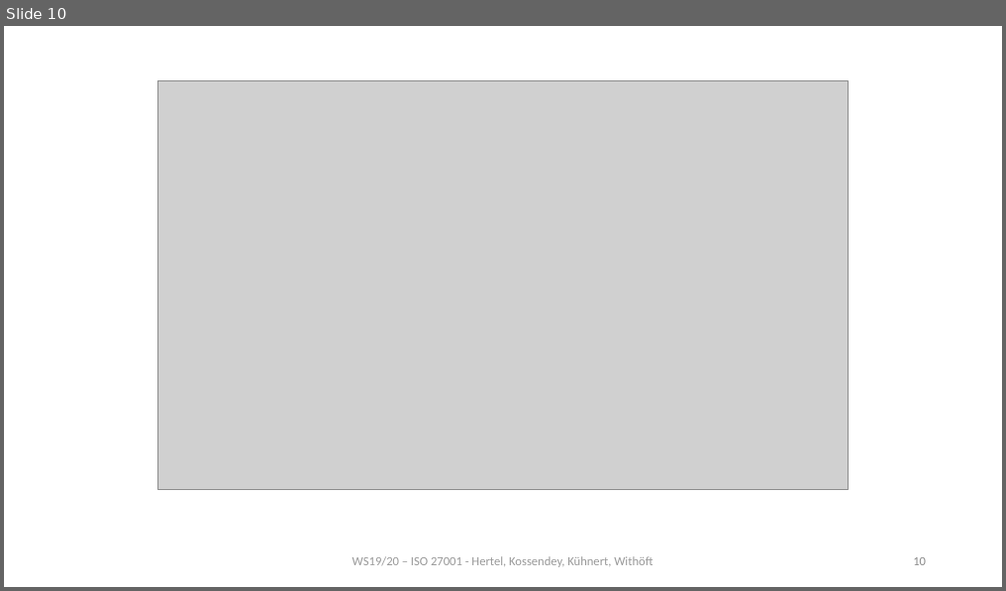
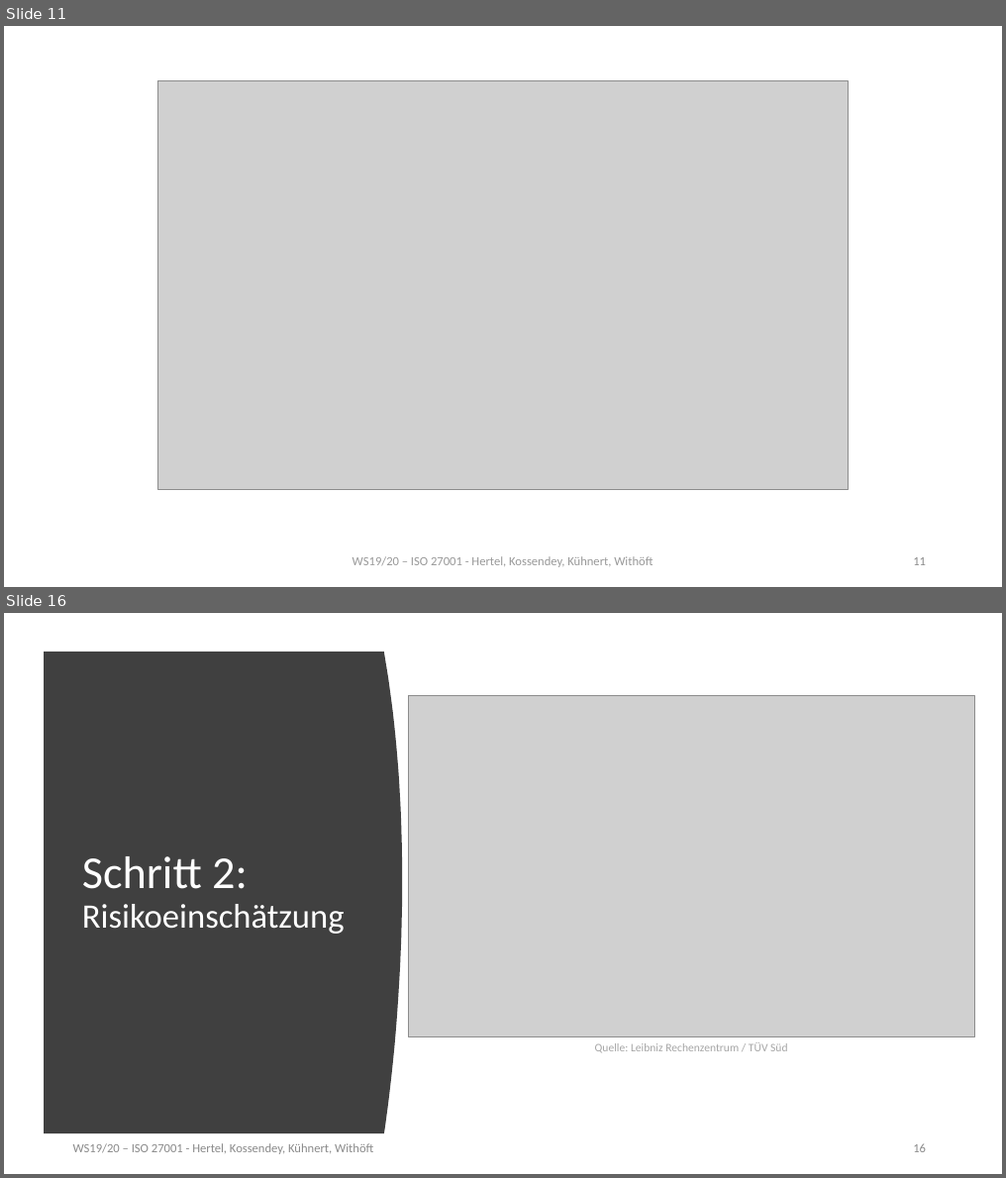
Before and after one commit to mwithoeft/SicherheitUndZuverlaessigkeit, a slide deck: merged.pptx. Shown one above the other, each under a label of ours: slide 10 before the commit, slides 11 and 16 after it; the slides between them are not shown. The pictures are 1006x591 and 1006x1178 pixels, drawn with LibreOffice and Linux fonts; fonts in the diff are those of the drawing; grey boxes stand for pictures. Boxes give left, top, right and bottom in pixels: in the first picture for what was removed or moved away, otherwise in the second. Text is boxed around its words. In the diff, an @@ line names an element or a change of style, - is before the commit and + after.

```diff
--- a/merged.pptx
+++ b/merged.pptx
@@ slide 16 added at (4, 613, 1002, 1174), background #FFFFFF @@
@@ freeform shape added at (44, 652, 402, 1134), fill #404040 @@
@@ picture added at (408, 696, 975, 1038) @@
@@ title added at (82, 857, 345, 934), 33 pt, text #FFFFFF @@
+Schritt 2: Risikoeinschätzung
@@ text added at (595, 1043, 787, 1054), 11 pt, text #A6A6A6 @@
+Quelle: Leibniz Rechenzentrum / TÜV Süd
@@ text added at (73, 1144, 373, 1155), 12 pt, text #8C8C8C @@
+WS19/20 – ISO 27001 - Hertel, Kossendey, Kühnert, Withöft
@@ page number added at (913, 1144, 926, 1153), 12 pt, text #8C8C8C @@
+16
@@ what was slide 10 is now slide 11 @@
@@ page number at (913, 558, 926, 566): text changed @@
-10
+11
```
Also in this commit, not shown: 2 slides changed, 7 other slides added.
